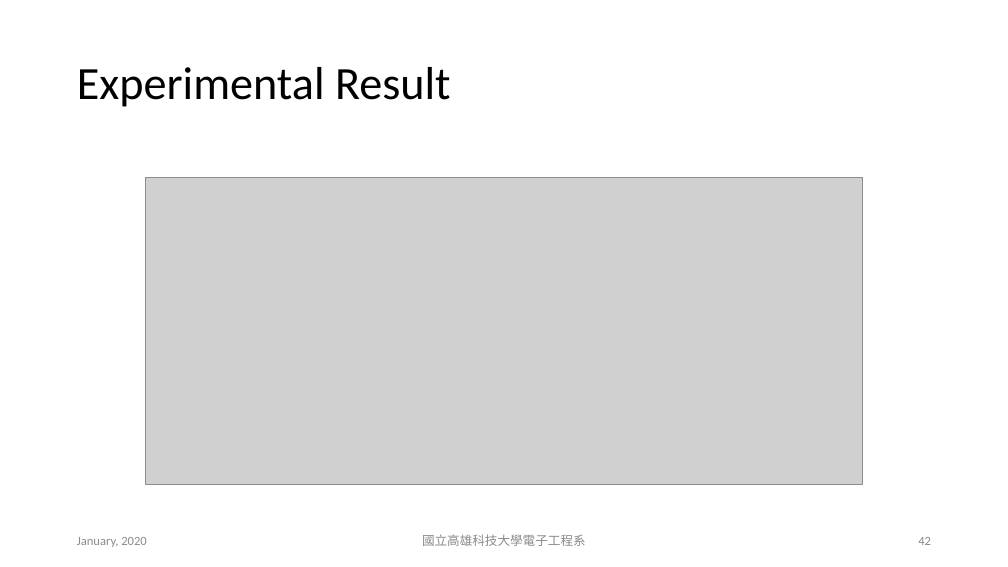
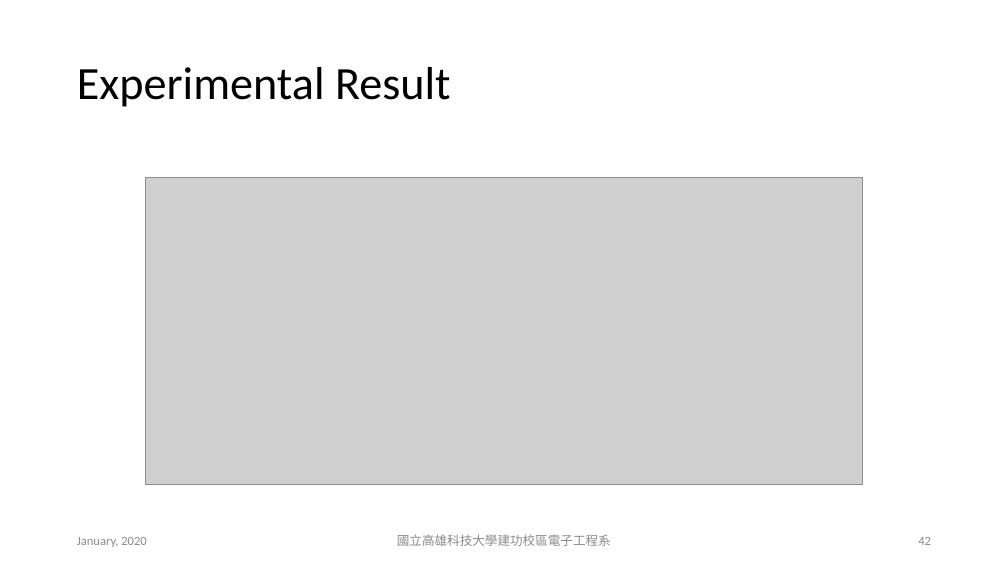
Before and after one commit to chiayisu/Artificial_Intelligence_Course, a slide deck: slide 42 of Slides/PPT/白血病醫學文件分類.pptx. Drawn at 1008x567 pixels with LibreOffice and Linux fonts; fonts in the diff are those of the drawing; grey boxes stand for pictures. Boxes give left, top, right and bottom in pixels: in the first picture for what was removed or moved away, otherwise in the second. Text is boxed around its words. In the diff, an @@ line names an element or a change of style, - is before the commit and + after.

```diff
--- a/Slides/PPT/白血病醫學文件分類.pptx
+++ b/Slides/PPT/白血病醫學文件分類.pptx
@@ text at (397, 534, 611, 546): text changed @@
-國立高雄科技大學電子工程系
+國立高雄科技大學建功校區電子工程系
```
Also in this commit, not shown: 42 other slides changed, 4 other files.
